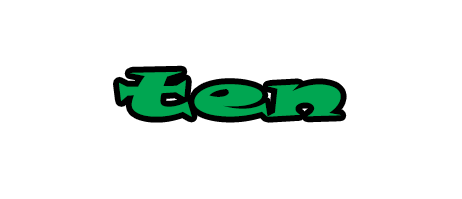
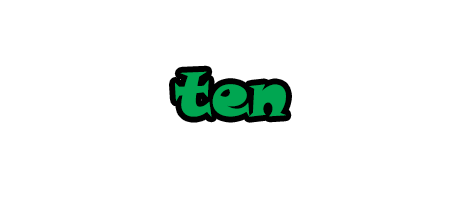
Layered file, before and after one edit (462 × 199). Changes by layer:
painted on "ten" over 119, 71, 341, 117
